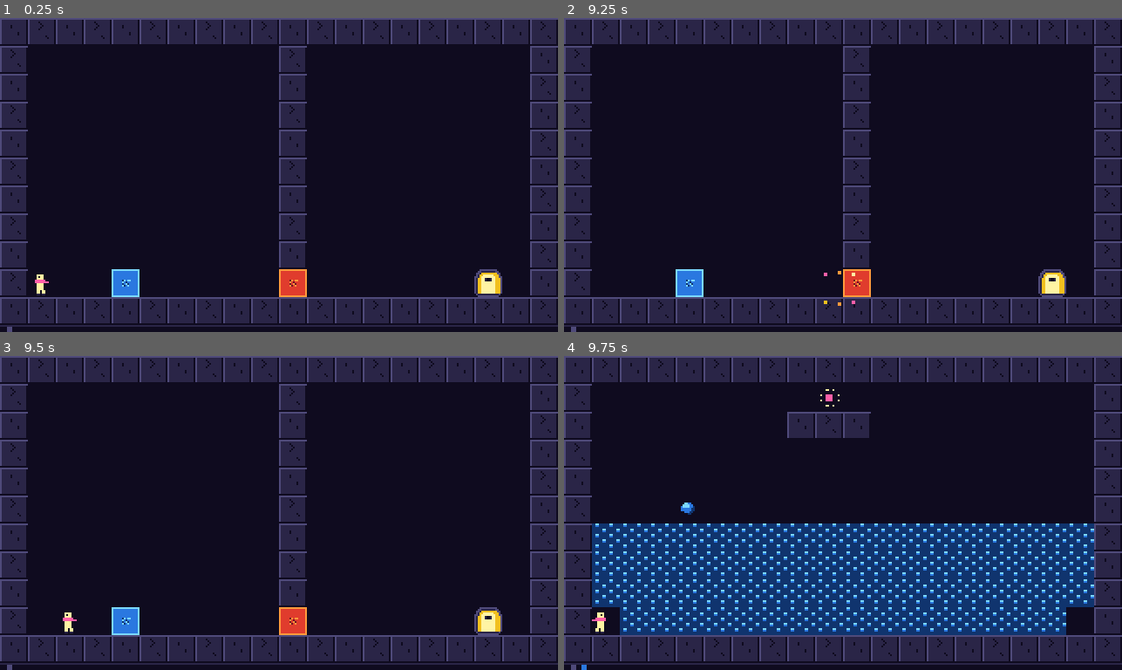
Above: before the commit, frames 1-4 (two rows, left to right).
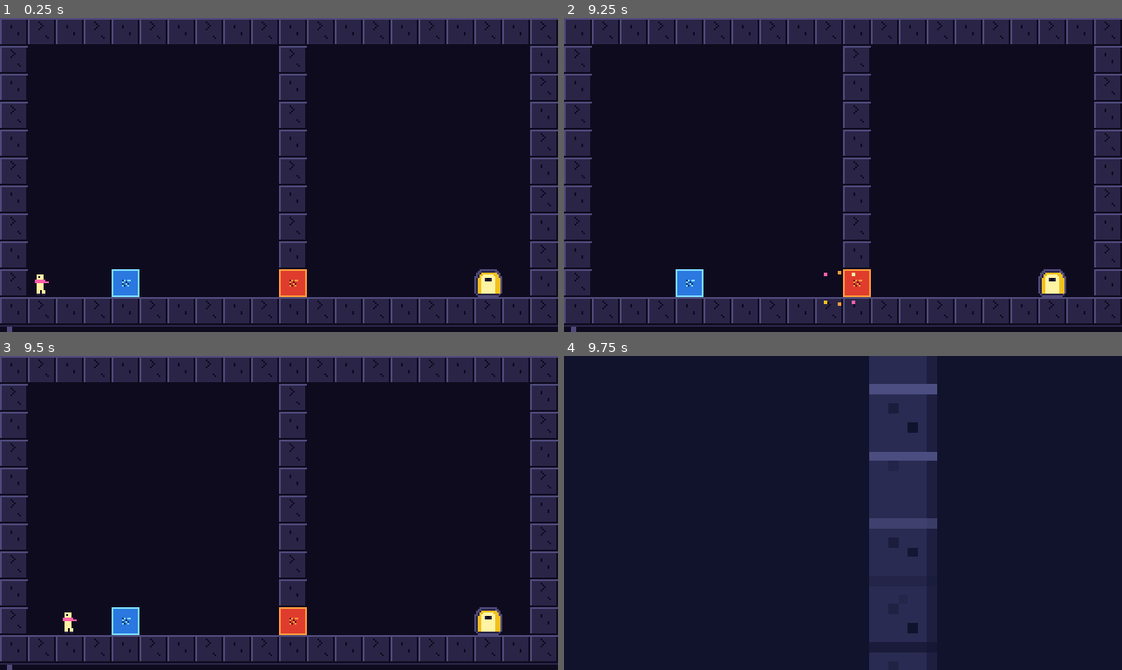
Above: after the commit, the same moments.

Repository: harshithGowda735/pixel-within
Game: Godot game, scene res://scenes/main.tscn
The game is run twice, just before and just after one commit, with the same random seed, the same clock (stepped at 60 frames per second) and the same inputs.
Inputs:
- Up to frame 1 (0.25 s): no input
- Up to frame 2 (9.25 s): tap Enter (ui_accept) at 0.5 s; hold D (move_right) 0.53-2.03 s; tap Z (dive) at 0.6, 2.3, 2.85, 4.55, 5.1, 6.8, 7.35, 9.05 s; tap Space (jump) at 0.77, 1.52, 3.02, 3.77, 4.52, 6.02, 6.77, 7.52, 9.02 s; tap X (paint) at 0.8, 1.35, 3.05, 3.6, 5.3, 5.85, 7.55, 8.1 s; tap C (surface) at 1.55, 2.1, 3.8, 4.35, 6.05, 6.6, 8.3, 8.85 s; hold A (move_left) 2.03-2.78 s; hold D (move_right) 2.78-4.28 s; tap R (restart) at 4.15 s; hold A (move_left) 4.28-5.03 s; hold D (move_right) 5.03-5.78 s; hold A (move_left) 5.78-7.28 s; hold D (move_right) from 7.28 s (still down)
- Up to frame 3 (9.5 s): keep holding D (move_right)
- Up to frame 4 (9.75 s): release D (move_right) at 9.53 s; hold A (move_left) from 9.53 s (still down); tap Z (dive) at 9.6 s

Frames 1-3 are identical in both runs. In frame 4, 60% of the frame differs, in the area x 0-100%, y 0-100%.

Commit message:
feat: add mosaic zoom and world recolor transitions

Diff:
--- a/scenes/main.gd
+++ b/scenes/main.gd
@@ -2,19 +2,64 @@
 
 var level_data: Dictionary = {}
 var player: Player
+var camera: Camera2D
+
+# Transition overlay nodes
+var overlay_layer: CanvasLayer
+var overlay_rect: ColorRect
+var overlay_material: ShaderMaterial
+
+# Transition state flags
+var is_transitioning: bool = false
+
+# Particles and wave animation
+var shockwave_particles: Array = []
+var recolor_wave_active: bool = false
+var recolor_wave_center := Vector2i(-1, -1)
+var recolor_wave_timer := 0.0
+var recolor_wave_duration := 0.6
+var recolor_wave_color: Color = Palette.WATER_MID
 
 func _ready() -> void:
-	# Connect to Game autoload signals
+	# 1. Setup Camera2D
+	camera = Camera2D.new()
+	camera.anchor_mode = Camera2D.ANCHOR_MODE_DRAG_CENTER
+	camera.position = Vector2(160, 90)
+	camera.zoom = Vector2(1.0, 1.0)
+	camera.enabled = true
+	add_child(camera)
+
+	# 2. Setup Mosaic Shader Overlay (CanvasLayer on top)
+	overlay_layer = CanvasLayer.new()
+	overlay_layer.layer = 100
+	add_child(overlay_layer)
+
+	overlay_rect = ColorRect.new()
+	overlay_rect.size = Vector2(320, 180)
+	overlay_rect.mouse_filter = Control.MOUSE_FILTER_IGNORE
+	overlay_rect.visible = false
+
+	var shader = load("res://shaders/mosaic.gdshader")
+	overlay_material = ShaderMaterial.new()
+	overlay_material.shader = shader
+	overlay_material.set_shader_parameter("block", 1.0)
+	overlay_material.set_shader_parameter("flat_mix", 0.0)
+	overlay_material.set_shader_parameter("flat_color", Palette.INK)
+	overlay_rect.material = overlay_material
+	overlay_layer.add_child(overlay_rect)
+
+	# 3. Connect to Game autoload signals
 	var game_node = get_node_or_null("/root/Game")
 	if game_node != null:
 		game_node.world_swapped.connect(_on_world_swapped)
 		game_node.pigment_changed.connect(_on_pigment_changed)
 		game_node.heart_painted.connect(_on_heart_painted)
 
+	# 4. Instantiate player
 	player = Player.new()
 	add_child(player)
 
-	# Start initial canvas level if needed
+	# 5. Start initial canvas level if needed
 	if game_node != null:
 		if game_node.states.is_empty():
 			game_node.start_canvas("res://levels/canvas_01.txt", "canvas_01")
@@ -22,6 +67,26 @@
 			var cur: Dictionary = game_node.get_current_world()
 			var spawn: Vector2i = cur.get("player_spawn", Vector2i(1, 9))
 			_on_world_swapped(cur, Vector2(spawn.x * 16.0 + 4.0, spawn.y * 16.0 + 4.0))
+
+func _process(delta: float) -> void:
+	# Update shockwave particles
+	if not shockwave_particles.is_empty():
+		var surviving: Array = []
+		for p in shockwave_particles:
+			p["pos"] += p["vel"] * delta
+			p["lifetime"] -= delta
+			if p["lifetime"] > 0.0:
+				surviving.append(p)
+		shockwave_particles = surviving
+		queue_redraw()
+
+	# Update recolor wave
+	if recolor_wave_active:
+		recolor_wave_timer += delta
+		queue_redraw()
+		if recolor_wave_timer >= recolor_wave_duration:
+			recolor_wave_active = false
+			queue_redraw()
 
 func _on_world_swapped(world_state: Dictionary, player_pos: Vector2) -> void:
 	level_data = world_state
@@ -42,6 +107,255 @@
 func _on_heart_painted(_color: String) -> void:
 	queue_redraw()
 
+# --- M4 Dive Transition: Canvas to Child World ---
+func start_dive_transition(cell: Vector2i) -> void:
+	if is_transitioning:
+		return
+	var game_node = get_node_or_null("/root/Game")
+	if game_node == null:
+		return
+
+	var cur_world: Dictionary = game_node.get_current_world()
+	var tile_char: String = cur_world.get("grid", {}).get(cell, "")
+	if not Game.DIVEABLE_TILES.has(tile_char):
+		return
+	if game_node.stack.size() >= Game.MAX_DIVE_DEPTH:
+		return
+
+	is_transitioning = true
+	if player != null:
+		player.input_disabled = true
+		player.velocity = Vector2.ZERO
+
+	# Palette mid-color for the selected tile
+	var flat_color: Color = Palette.SPARK_MID
+	match tile_char:
+		"R": flat_color = Palette.LAVA_MID
+		"B": flat_color = Palette.WATER_MID
+		"G": flat_color = Palette.VINE_MID
+		"Y": flat_color = Palette.SPARK_MID
+
+	overlay_material.set_shader_parameter("flat_color", flat_color)
+	overlay_material.set_shader_parameter("block", 1.0)
+	overlay_material.set_shader_parameter("flat_mix", 0.0)
+	overlay_rect.visible = true
+
+	var tile_center := Vector2(cell.x * 16.0 + 8.0, cell.y * 16.0 + 8.0)
+	var duration := 0.5
+
+	# Phase A & B: Zoom into selected pixel and collapse mosaic
+	var tween_in := create_tween().set_parallel(true)
+	tween_in.set_trans(Tween.TRANS_QUAD).set_ease(Tween.EASE_IN)
+	tween_in.tween_property(camera, "position", tile_center, duration)
+	tween_in.tween_property(camera, "zoom", Vector2(20.0, 20.0), duration)
+	tween_in.tween_method(func(v: float): overlay_material.set_shader_parameter("block", v), 1.0, 64.0, duration)
+	tween_in.tween_method(func(v: float): overlay_material.set_shader_parameter("flat_mix", v), 0.0, 1.0, duration)
+
+	await tween_in.finished
+
+	# Phase C: World swap (once flat)
+	game_node.dive(cell)
+
+	# Phase D: Reset camera to normal view, reveal child world
+	camera.position = Vector2(160, 90)
+	camera.zoom = Vector2(1.0, 1.0)
+
+	var tween_out := create_tween().set_parallel(true)
+	tween_out.set_trans(Tween.TRANS_QUAD).set_ease(Tween.EASE_OUT)
+	tween_out.tween_method(func(v: float): overlay_material.set_shader_parameter("block", v), 64.0, 1.0, duration)
+	tween_out.tween_method(func(v: float): overlay_material.set_shader_parameter("flat_mix", v), 1.0, 0.0, duration)
+
+	await tween_out.finished
+
+	overlay_rect.visible = false
+	camera.position = Vector2(160, 90)
+	camera.zoom = Vector2(1.0, 1.0)
+	if player != null:
+		player.input_disabled = false
+	is_transitioning = false
+
+# --- M4 Surface Transition: Child to Parent ---
+func start_surface_transition(override_color: Color = Color(0, 0, 0, 0)) -> void:
+	if is_transitioning:
+		return
+	var game_node = get_node_or_null("/root/Game")
+	if game_node == null or game_node.stack.is_empty():
+		return
+
+	is_transitioning = true
+	if player != null:
+		player.input_disabled = true
+		player.velocity = Vector2.ZERO
+
+	# Determine flat color from current child world color
+	var flat_color := override_color
+	if flat_color.a == 0.0:
+		var cur_world: Dictionary = game_node.get_current_world()
+		var cur_col: String = cur_world.get("color", "")
+		match cur_col:
+			"R": flat_color = Palette.LAVA_MID
+			"B": flat_color = Palette.WATER_MID
+			"G": flat_color = Palette.VINE_MID
+			"Y": flat_color = Palette.SPARK_MID
+			_: flat_color = Palette.STONE_LIGHT
+
+	overlay_material.set_shader_parameter("flat_color", flat_color)
+	overlay_material.set_shader_parameter("block", 1.0)
+	overlay_material.set_shader_parameter("flat_mix", 0.0)
+	overlay_rect.visible = true
+
+	var duration := 0.45
+
+	# Phase A: Collapse child world into flat color
+	var tween_in := create_tween().set_parallel(true)
+	tween_in.set_trans(Tween.TRANS_QUAD).set_ease(Tween.EASE_IN)
+	tween_in.tween_method(func(v: float): overlay_material.set_shader_parameter("block", v), 1.0, 64.0, duration)
+	tween_in.tween_method(func(v: float): overlay_material.set_shader_parameter("flat_mix", v), 0.0, 1.0, duration)
+
+	await tween_in.finished
+
+	# Retrieve parent cell from stack before popping
+	var parent_cell: Vector2i = game_node.stack.back()["cell"]
+
+	# Phase B: Perform world swap to parent world exactly once
+	game_node.surface()
+
+	# Show parent world zoomed in around selected pixel
+	var parent_center := Vector2(parent_cell.x * 16.0 + 8.0, parent_cell.y * 16.0 + 8.0)
+	camera.position = parent_center
+	camera.zoom = Vector2(20.0, 20.0)
+
+	# Phase C: Zoom camera back out to normal position, reverse mosaic
+	var tween_out := create_tween().set_parallel(true)
+	tween_out.set_trans(Tween.TRANS_QUAD).set_ease(Tween.EASE_OUT)
+	tween_out.tween_property(camera, "position", Vector2(160, 90), duration)
+	tween_out.tween_property(camera, "zoom", Vector2(1.0, 1.0), duration)
+	tween_out.tween_method(func(v: float): overlay_material.set_shader_parameter("block", v), 64.0, 1.0, duration)
+	tween_out.tween_method(func(v: float): overlay_material.set_shader_parameter("flat_mix", v), 1.0, 0.0, duration)
+
+	await tween_out.finished
+
+	overlay_rect.visible = false
+	camera.position = Vector2(160, 90)
+	camera.zoom = Vector2(1.0, 1.0)
+	if player != null:
+		player.input_disabled = false
+	is_transitioning = false
+
+# --- M4 Paint Transition: Shockwave, Recolor Wave, and Auto-Surface ---
+func start_paint_transition(heart_pos: Vector2i, pigment: String) -> void:
+	if is_transitioning:
+		return
+	var game_node = get_node_or_null("/root/Game")
+	if game_node == null or game_node.stack.is_empty():
+		return
+
+	var cur_world: Dictionary = game_node.get_current_world()
+	var cur_color: String = cur_world.get("color", "")
+	var new_color: String = pigment.to_upper()
+	if new_color == cur_color or pigment.is_empty():
+		return # Matching pigment rejected without consumption
+
+	is_transitioning = true
+	if player != null:
+		player.input_disabled = true
+		player.velocity = Vector2.ZERO
+
+	# 1. Spawn square particle shockwave around the heart
+	_spawn_heart_shockwave(heart_pos, pigment)
+	await get_tree().create_timer(0.25).timeout
+
+	# 2. Determine new pigment color
+	var new_pigment_color: Color = Palette.WATER_MID
+	match new_color:
+		"R": new_pigment_color = Palette.LAVA_MID
+		"B": new_pigment_color = Palette.WATER_MID
+		"G": new_pigment_color = Palette.VINE_MID
+		"Y": new_pigment_color = Palette.SPARK_MID
+
+	# 3. Collapse child world with new pigment color
+	overlay_material.set_shader_parameter("flat_color", new_pigment_color)
+	overlay_material.set_shader_parameter("block", 1.0)
+	overlay_material.set_shader_parameter("flat_mix", 0.0)
+	overlay_rect.visible = true
+
+	var collapse_dur := 0.4
+	var tween_collapse := create_tween().set_parallel(true)
+	tween_collapse.set_trans(Tween.TRANS_QUAD).set_ease(Tween.EASE_IN)
+	tween_collapse.tween_method(func(v: float): overlay_material.set_shader_parameter("block", v), 1.0, 64.0, collapse_dur)
+	tween_collapse.tween_method(func(v: float): overlay_material.set_shader_parameter("flat_mix", v), 0.0, 1.0, collapse_dur)
+
+	await tween_collapse.finished
+
+	# Retrieve parent cell before paint_heart performs surface()
+	var parent_cell: Vector2i = game_node.stack.back()["cell"]
+
+	# 4. Perform heart painting and world swap in Game state exactly once
+	game_node.paint_heart(pigment)
+
+	# 5. Zoom out from parent world repainted tile
+	var parent_center := Vector2(parent_cell.x * 16.0 + 8.0, parent_cell.y * 16.0 + 8.0)
+	camera.position = parent_center
+	camera.zoom = Vector2(20.0, 20.0)
+
+	var tween_reveal := create_tween().set_parallel(true)
+	tween_reveal.set_trans(Tween.TRANS_QUAD).set_ease(Tween.EASE_OUT)
+	tween_reveal.tween_property(camera, "position", Vector2(160, 90), collapse_dur)
+	tween_reveal.tween_property(camera, "zoom", Vector2(1.0, 1.0), collapse_dur)
+	tween_reveal.tween_method(func(v: float): overlay_material.set_shader_parameter("block", v), 64.0, 1.0, collapse_dur)
+	tween_reveal.tween_method(func(v: float): overlay_material.set_shader_parameter("flat_mix", v), 1.0, 0.0, collapse_dur)
+
+	await tween_reveal.finished
+	overlay_rect.visible = false
+	camera.position = Vector2(160, 90)
+	camera.zoom = Vector2(1.0, 1.0)
+
+	# 6. Start tile-by-tile recolor wave expanding outward from the repainted tile (0.6s)
+	recolor_wave_active = true
+	recolor_wave_center = parent_cell
+	recolor_wave_timer = 0.0
+	recolor_wave_duration = 0.6
+	recolor_wave_color = new_pigment_color
+
+	await get_tree().create_timer(0.6).timeout
+	recolor_wave_active = false
+	queue_redraw()
+
+	if player != null:
+		player.input_disabled = false
+	is_transitioning = false
+
+func _spawn_heart_shockwave(heart_pos: Vector2i, pigment: String) -> void:
+	var center := Vector2(heart_pos.x * 16.0 + 8.0, heart_pos.y * 16.0 + 8.0)
+	var colors := [Palette.PINK, Palette.SPARK_LIGHT]
+	match pigment.to_upper():
+		"R":
+			colors.append(Palette.LAVA_LIGHT)
+			colors.append(Palette.LAVA_MID)
+		"B":
+			colors.append(Palette.WATER_LIGHT)
+			colors.append(Palette.WATER_MID)
+		"G":
+			colors.append(Palette.VINE_LIGHT)
+			colors.append(Palette.VINE_MID)
+		"Y":
+			colors.append(Palette.SPARK_LIGHT)
+			colors.append(Palette.SPARK_MID)
+
+	for i in range(16):
+		var angle := (PI * 2.0 / 16.0) * float(i)
+		var speed := randf_range(30.0, 60.0)
+		var vel := Vector2(cos(angle), sin(angle)) * speed
+		var col: Color = colors[i % colors.size()]
+		shockwave_particles.append({
+			"pos": center,
+			"vel": vel,
+			"lifetime": 0.25,
+			"max_lifetime": 0.25,
+			"color": col,
+			"size": 2.0 if (i % 2 == 0) else 3.0,
+		})
+
 func _draw() -> void:
 	if not level_data.get("valid", false):
 		return
@@ -52,6 +366,21 @@
 		var tex := Tiles.get_tile_texture(tile_char, pos)
 		draw_texture(tex, Vector2(pos.x * Tiles.TILE_SIZE, pos.y * Tiles.TILE_SIZE))
 
+	# Recolor wave expanding outward tile-by-tile
+	if recolor_wave_active and recolor_wave_center != Vector2i(-1, -1):
+		var current_r := (recolor_wave_timer / recolor_wave_duration) * 22.0
+		for pos in grid.keys():
+			var dist := Vector2(pos).distance_to(Vector2(recolor_wave_center))
+			var diff := absf(dist - current_r)
+			if diff < 1.2:
+				var tile_rect := Rect2(pos.x * 16.0, pos.y * 16.0, 16.0, 16.0)
+				draw_rect(tile_rect, recolor_wave_color, false, 1.0)
+				draw_rect(Rect2(pos.x * 16.0 + 7.0, pos.y * 16.0 + 7.0, 2.0, 2.0), Palette.SPARK_LIGHT)
+
+	# Shockwave particles
+	for p in shockwave_particles:
+		draw_rect(Rect2(p["pos"].x, p["pos"].y, p["size"], p["size"]), p["color"])
+
 	# 4px HUD strip at bottom (y: 176 to 180)
 	draw_line(Vector2(0, 176), Vector2(320, 176), Palette.STONE_DARK, 1.0)
 
@@ -64,10 +393,8 @@
 		return
 
 	# Breadcrumbs: one 3x3 swatch per depth (Section 3.5)
-	# Canvas is depth 0 (drawn as Stone Light swatch)
 	draw_rect(Rect2(4, 177, 3, 3), Palette.STONE_LIGHT)
 
-	# Each stack entry draws a swatch matching the child world's color
 	for i in range(game_node.stack.size()):
 		var entry: Dictionary = game_node.stack[i]
 		var col_char: String = entry.get("tile_char", "")
@@ -87,5 +414,4 @@
 			"b": pigment_color = Palette.WATER_LIGHT
 			"g": pigment_color = Palette.VINE_LIGHT
 			"y": pigment_color = Palette.SPARK_LIGHT
-		# Draw glowing 4x3 swatch
 		draw_rect(Rect2(310, 177, 6, 3), pigment_color)
--- a/scripts/player.gd
+++ b/scripts/player.gd
@@ -62,6 +62,9 @@
 
 # Pulsing bracket timer
 var bracket_pulse_timer := 0.0
+
+# Input disable flag for transitions (M4)
+var input_disabled := false
 
 # Current body pigment color
 var current_pigment := ""
@@ -115,6 +118,10 @@
 
 func update_physics(delta: float) -> void:
 	bracket_pulse_timer += delta
+
+	if input_disabled:
+		velocity = Vector2.ZERO
+		return
 
 	if is_dead:
 		death_timer -= delta
@@ -214,6 +221,9 @@
 	update_interaction_targets()
 
 func handle_game_interactions() -> void:
+	if input_disabled:
+		return
+
 	var game_node := get_game_singleton()
 	if game_node == null:
 		return
@@ -221,16 +231,28 @@
 	# Z: Dive into nearest chroma pixel
 	if is_dive_just_pressed():
 		if nearest_dive_target != Vector2i(-1, -1):
-			game_node.dive(nearest_dive_target)
+			var main_node = get_parent()
+			if main_node != null and main_node.has_method("start_dive_transition"):
+				main_node.start_dive_transition(nearest_dive_target)
+			else:
+				game_node.dive(nearest_dive_target)
 
 	# C or Esc: Surface to parent world
 	if is_surface_just_pressed():
-		game_node.surface()
+		var main_node = get_parent()
+		if main_node != null and main_node.has_method("start_surface_transition"):
+			main_node.start_surface_transition()
+		else:
+			game_node.surface()
 
 	# X: Paint heart
 	if is_paint_just_pressed():
 		if nearest_heart_target != Vector2i(-1, -1):
-			game_node.paint_heart(game_node.held)
+			var main_node = get_parent()
+			if main_node != null and main_node.has_method("start_paint_transition"):
+				main_node.start_paint_transition(nearest_heart_target, game_node.held)
+			else:
+				game_node.paint_heart(game_node.held)
 
 func update_interaction_targets() -> void:
 	nearest_dive_target = Vector2i(-1, -1)
@@ -398,6 +420,7 @@
 
 func respawn() -> void:
 	is_dead = false
+	input_disabled = false
 	death_timer = 0.0
 	sim_position = spawn_position
 	position = Vector2(round(sim_position.x), round(sim_position.y))
--- /dev/null
+++ b/shaders/mosaic.gdshader
@@ -0,0 +1,13 @@
+shader_type canvas_item;
+
+uniform sampler2D screen_tex : hint_screen_texture, filter_nearest;
+uniform float block : hint_range(1.0, 64.0) = 1.0;
+uniform float flat_mix : hint_range(0.0, 1.0) = 0.0;
+uniform vec4 flat_color : source_color = vec4(0.06, 0.04, 0.12, 1.0);
+
+void fragment() {
+	vec2 res = vec2(320.0, 180.0);
+	vec2 cell = (floor(SCREEN_UV * res / block) + 0.5) * block / res;
+	vec4 c = texture(screen_tex, cell);
+	COLOR = mix(c, flat_color, flat_mix);
+}
--- /dev/null
+++ b/tests/test_m4_transitions.gd
@@ -0,0 +1,144 @@
+extends SceneTree
+
+# Milestone M4 Transition and Recolor-Wave Unit Tests
+const MainScene = preload("res://scenes/main.tscn")
+const PaletteScript = preload("res://autoload/palette.gd")
+
+var main_node: Node2D
+var game_node: Node
+var player_node: Node2D
+var test_step := 0
+var timer := 0.0
+
+func _init() -> void:
+	print("==========================================")
+	print("Running Milestone M4 Transition Tests")
+	print("==========================================")
+	change_scene_to_file("res://scenes/main.tscn")
+
+func _process(delta: float) -> bool:
+	if main_node == null or player_node == null:
+		main_node = root.get_node_or_null("Main")
+		game_node = root.get_node_or_null("Game")
+		if main_node != null and "player" in main_node and main_node.player != null:
+			player_node = main_node.player
+		return false
+
+	timer += delta
+
+	match test_step:
+		0:
+			# Test 1: Verify Shader and Overlay Setup
+			print("\n[Test 1] Testing Mosaic Shader Overlay and Camera Setup...")
+			assert(main_node.camera != null)
+			assert(main_node.camera.position == Vector2(160, 90))
+			assert(main_node.camera.zoom == Vector2(1.0, 1.0))
+			assert(main_node.overlay_layer != null)
+			assert(main_node.overlay_layer.layer == 100)
+			assert(main_node.overlay_rect != null)
+			assert(main_node.overlay_rect.visible == false)
+			assert(main_node.overlay_material != null)
+			print("PASS: Camera2D and Mosaic Shader overlay correctly initialized")
+
+			# Test 2: Input Locking
+			print("\n[Test 2] Testing Player Input Locking during Transition...")
+			player_node.input_disabled = true
+			player_node.sim_position = Vector2(50, 148)
+			player_node.velocity = Vector2(100, -200)
+			player_node.update_physics(0.016)
+			assert(player_node.velocity == Vector2.ZERO)
+			assert(player_node.sim_position == Vector2(50, 148))
+			player_node.input_disabled = false
+			print("PASS: Player input and movement strictly halted when input_disabled is true")
+
+			# Test 3: Start Dive Transition
+			print("\n[Test 3] Testing Dive Transition (Canvas -> Child World)...")
+			var dive_cell := Vector2i(4, 9) # Blue chroma pixel
+			main_node.start_dive_transition(dive_cell)
+			assert(main_node.is_transitioning == true)
+			assert(player_node.input_disabled == true)
+			assert(main_node.overlay_rect.visible == true)
+			print("PASS: Dive transition started, player locked, overlay active")
+			test_step = 1
+			timer = 0.0
+
+		1:
+			# Wait for dive transition to complete (~1.0s)
+			if not main_node.is_transitioning:
+				assert(game_node.current_world_key == "canvas_01/4,9:B")
+				assert(game_node.stack.size() == 1)
+				assert(main_node.camera.position == Vector2(160, 90))
+				assert(main_node.camera.zoom == Vector2(1.0, 1.0))
+				assert(main_node.overlay_rect.visible == false)
+				assert(player_node.input_disabled == false)
+				print("PASS: Dive transition completed cleanly: world swapped once, camera reset, player unlocked")
+
+				# Pick up blue orb
+				game_node.collect_pigment("b", Vector2i(10, 5))
+				assert(game_node.held == "b")
+
+				# Test 4: Surface Transition
+				print("\n[Test 4] Testing Surface Transition (Child World -> Canvas)...")
+				main_node.start_surface_transition()
+				assert(main_node.is_transitioning == true)
+				assert(player_node.input_disabled == true)
+				test_step = 2
+				timer = 0.0
+
+		2:
+			# Wait for surface transition to complete (~0.9s)
+			if not main_node.is_transitioning:
+				assert(game_node.current_world_key == "canvas_01")
+				assert(game_node.stack.is_empty())
+				assert(main_node.camera.position == Vector2(160, 90))
+				assert(main_node.camera.zoom == Vector2(1.0, 1.0))
+				assert(main_node.overlay_rect.visible == false)
+				assert(player_node.input_disabled == false)
+				assert(game_node.held == "b")
+				print("PASS: Surface transition completed cleanly: camera zoom restored, player unlocked")
+
+				# Test 5: Dive into Red Cave
+				print("\n[Test 5] Diving into Lava Cave (10, 9)...")
+				main_node.start_dive_transition(Vector2i(10, 9))
+				test_step = 3
+				timer = 0.0
+
+		3:
+			if not main_node.is_transitioning:
+				assert(game_node.current_world_key == "canvas_01/10,9:R")
+				assert(game_node.stack.size() == 1)
+
+				# Test 6: Paint Transition & Recolor Wave
+				print("\n[Test 6] Testing Paint Transition, Shockwave & Recolor Wave...")
+				# Heart in world_red is at (9, 3) or find it
+				var heart_cell := Vector2i(-1, -1)
+				var red_grid: Dictionary = game_node.get_current_world()["grid"]
+				for pos in red_grid.keys():
+					if red_grid[pos] == "H":
+						heart_cell = pos
+						break
+				assert(heart_cell != Vector2i(-1, -1))
+
+				main_node.start_paint_transition(heart_cell, "b")
+				assert(main_node.is_transitioning == true)
+				assert(player_node.input_disabled == true)
+				test_step = 4
+				timer = 0.0
+
+		4:
+			if not main_node.is_transitioning:
+				assert(game_node.current_world_key == "canvas_01")
+				assert(game_node.stack.is_empty())
+				assert(game_node.get_current_world()["grid"][Vector2i(10, 9)] == "B")
+				assert(main_node.camera.position == Vector2(160, 90))
+				assert(main_node.camera.zoom == Vector2(1.0, 1.0))
+				assert(main_node.overlay_rect.visible == false)
+				assert(player_node.input_disabled == false)
+				print("PASS: Paint transition completed! Shockwave executed, parent tile repainted to B, recolor wave finished")
+
+				print("\n==========================================")
+				print("ALL MILESTONE M4 TRANSITION TESTS PASSED!")
+				print("==========================================")
+				quit(0)
+
+	return false
Not shown, added: shaders/mosaic.gdshader.uid
Not shown, added: tests/test_m4_transitions.gd.uid
